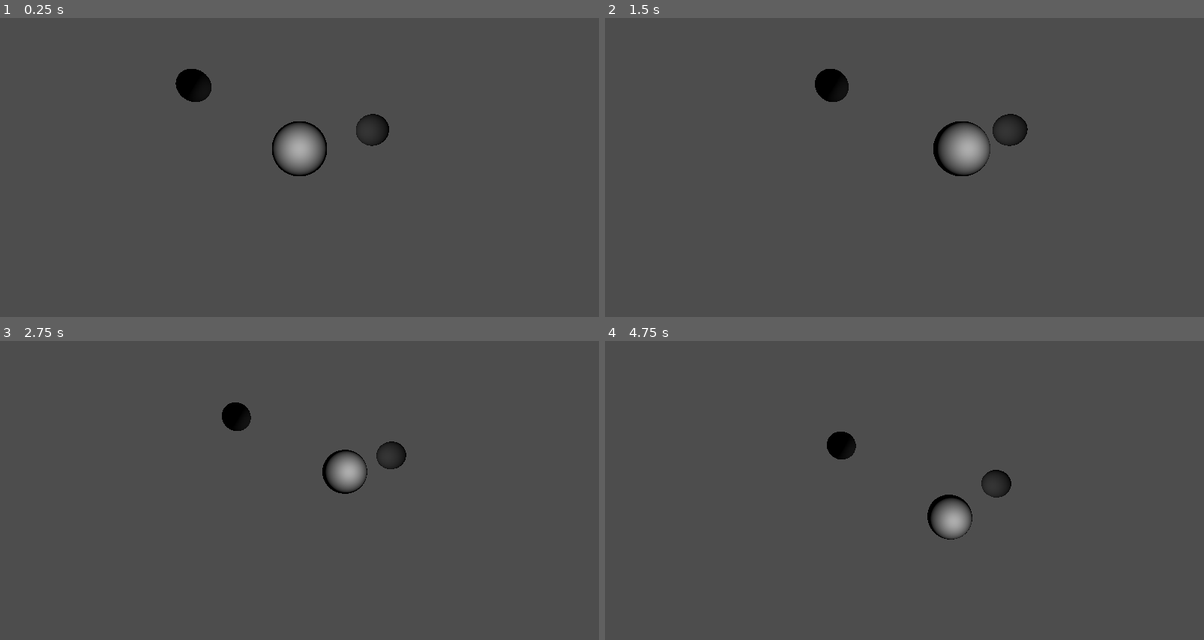
Above: before the commit, frames 1-4 (two rows, left to right).
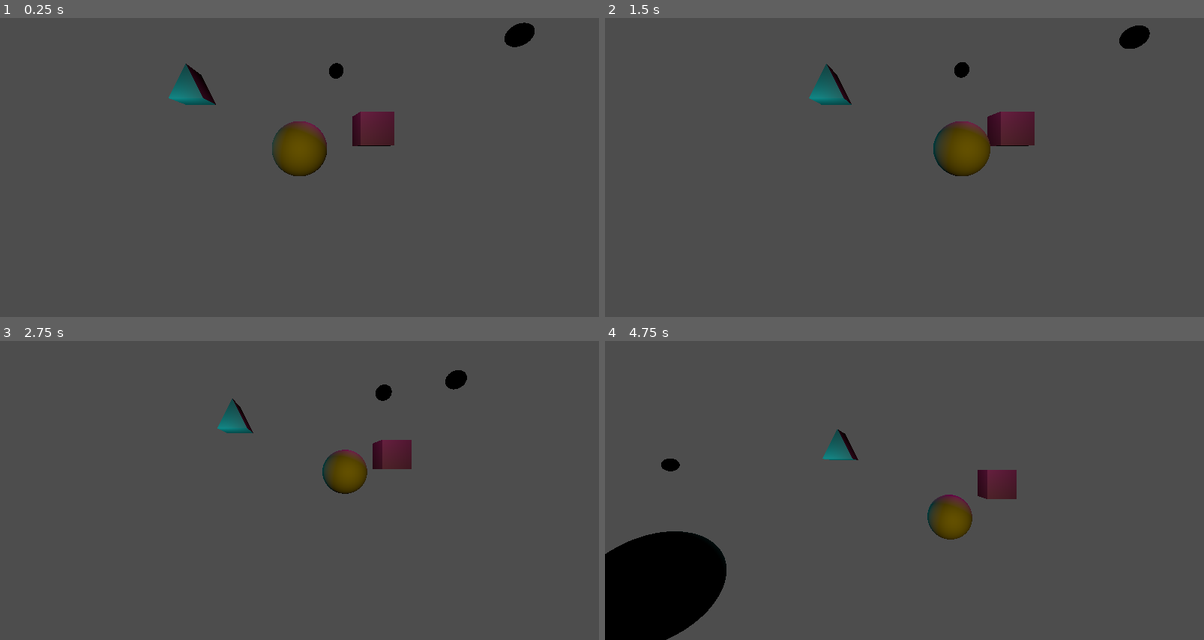
Above: after the commit, the same moments.

Repository: winder-xp/meteor-madness-hackathon-2025
Game: Godot game, scene res://scenes/test_scene.tscn
The game is run twice, just before and just after one commit, with the same random seed, the same clock (stepped at 60 frames per second) and the same inputs.
Inputs (mouse positions are in pixels of both pictures, inside the frame that each line leads up to):
- Up to frame 1 (0.25 s): no input
- Up to frame 2 (1.5 s): move the mouse to (1036, 131) at 0.52 s; hold A (keyA) 0.53-1.28 s; move the mouse to (784, 164) at 1.27 s; tap D (keyD) at 1.35 s
- Up to frame 3 (2.75 s): move the mouse to (359, 397) at 2.02 s; hold S (keyS) from 2.03 s (still down)
- Up to frame 4 (4.75 s): move the mouse to (874, 538) at 2.77 s; release S (keyS) at 2.78 s; tap Shift (keyShift) at 2.85 s; tap Enter at 3.5 s; move the mouse to (1084, 523) at 3.52 s; hold Space (keySpace) 3.53-4.28 s; move the mouse to (724, 421) at 4.27 s; tap W (keyW) at 4.35 s

The runs differ from the first frame. In frame 1, 3.1% of the frame differs, in the area x 28-90%, y 1-53%; in frame 2, 3.2%; in frame 3, 2.2%; in frame 4, 8.1%, in the area x 0-69%, y 29-100%.

Commit message:
trasteando con las físicas de asteroides

Diff:
--- /dev/null
+++ b/scenes/asteroid.tscn
@@ -0,0 +1,26 @@
+[gd_scene load_steps=7 format=3 uid="uid://b3decofh4d3lq"]
+
+[ext_resource type="Script" uid="uid://dps2p0jg3fm2g" path="res://scripts/asteroid.gd" id="1_akfqu"]
+
+[sub_resource type="SphereShape3D" id="SphereShape3D_0md28"]
+
+[sub_resource type="SphereMesh" id="SphereMesh_akfqu"]
+
+[sub_resource type="Gradient" id="Gradient_akfqu"]
+
+[sub_resource type="GradientTexture1D" id="GradientTexture1D_6mo6b"]
+gradient = SubResource("Gradient_akfqu")
+
+[sub_resource type="StandardMaterial3D" id="StandardMaterial3D_t4se3"]
+albedo_texture = SubResource("GradientTexture1D_6mo6b")
+
+[node name="Asteroid" type="RigidBody3D"]
+gravity_scale = 0.0
+script = ExtResource("1_akfqu")
+
+[node name="CollisionShape3D" type="CollisionShape3D" parent="."]
+shape = SubResource("SphereShape3D_0md28")
+
+[node name="MeshInstance3D" type="MeshInstance3D" parent="."]
+mesh = SubResource("SphereMesh_akfqu")
+surface_material_override/0 = SubResource("StandardMaterial3D_t4se3")
--- a/scenes/test_scene.tscn
+++ b/scenes/test_scene.tscn
@@ -1,6 +1,11 @@
-[gd_scene load_steps=3 format=3 uid="uid://d4ddh0ykygtu3"]
+[gd_scene load_steps=6 format=3 uid="uid://d4ddh0ykygtu3"]
 
 [ext_resource type="PackedScene" uid="uid://bye6kva20bbor" path="res://scenes/movable_camera_3d.tscn" id="1_g7g4h"]
+[ext_resource type="PackedScene" uid="uid://b3decofh4d3lq" path="res://scenes/asteroid.tscn" id="2_j8ivh"]
+
+[sub_resource type="PrismMesh" id="PrismMesh_g7g4h"]
+
+[sub_resource type="BoxMesh" id="BoxMesh_j8ivh"]
 
 [sub_resource type="SphereMesh" id="SphereMesh_a5oyu"]
 
@@ -8,21 +13,42 @@
 
 [node name="MeshInstance3D3" type="MeshInstance3D" parent="."]
 transform = Transform3D(1, 0, 0, 0, 1, 0, 0, 0, 1, -3.27486, 1.96147, -2.83703)
-mesh = SubResource("SphereMesh_a5oyu")
+mesh = SubResource("PrismMesh_g7g4h")
 skeleton = NodePath("../MeshInstance3D")
 
 [node name="MeshInstance3D2" type="MeshInstance3D" parent="."]
 transform = Transform3D(1, 0, 0, 0, 1, 0, 0, 0, 1, 2.29671, 0.5924, -2.95878)
-mesh = SubResource("SphereMesh_a5oyu")
+mesh = SubResource("BoxMesh_j8ivh")
 skeleton = NodePath("../MeshInstance3D")
 
 [node name="MeshInstance3D" type="MeshInstance3D" parent="."]
 mesh = SubResource("SphereMesh_a5oyu")
 
 [node name="SpotLight3D" type="SpotLight3D" parent="."]
-transform = Transform3D(1, 0, 0, 0, 1, 0, 0, 0, 1, 0, 0, 1.24244)
+transform = Transform3D(1, 0, 0, 0, 1, 0, 0, 0, 1, 0, 0, 2.95841)
+light_color = Color(0.99565, 0.816832, 1.15514e-06, 1)
 spot_range = 8.43201
 
 [node name="MovableCamera3D" parent="." instance=ExtResource("1_g7g4h")]
 transform = Transform3D(1, 0, 0, 0, 1, 0, 0, 0, 1, 0, 0.681875, 8.63945)
 mouse_sensitivity = 0.008
+
+[node name="OmniLight3D2" type="OmniLight3D" parent="."]
+transform = Transform3D(1, 0, 0, 0, 1, 0, 0, 0, 1, 1.14379, 2.6011, -1.23085)
+light_color = Color(0.941276, 2.57981e-05, 0.658748, 1)
+light_energy = 1.577
+
+[node name="OmniLight3D" type="OmniLight3D" parent="."]
+transform = Transform3D(1, 0, 0, 0, 1, 0, 0, 0, 1, -3.6578, 0.831141, -1.76253)
+light_color = Color(0.0901961, 1, 1, 1)
+
+[node name="AsteroidSet" type="Node3D" parent="."]
+
+[node name="Asteroid3" parent="AsteroidSet" instance=ExtResource("2_j8ivh")]
+transform = Transform3D(1, 0, 0, 0, 1, 0, 0, 0, 1, -6.07025, -1.58436, 6.12911)
+
+[node name="Asteroid2" parent="AsteroidSet" instance=ExtResource("2_j8ivh")]
+transform = Transform3D(1, 0, 0, 0, 1, 0, 0, 0, 1, 2.51643, 5.33366, -11.0508)
+
+[node name="Asteroid" parent="AsteroidSet" instance=ExtResource("2_j8ivh")]
+transform = Transform3D(1, 0, 0, 0, 1, 0, 0, 0, 1, 10.2353, 5.29604, -6.2371)
--- /dev/null
+++ b/scripts/asteroid.gd
@@ -0,0 +1,31 @@
+extends RigidBody3D
+'''
+Es necesario que este nodo se encuentre dentro de un nodo 'asteroid_set' o similar
+que contenga los demás asteroides, pues se recorren con un bucle
+'''
+const UA_TO_METERS := 149597828677.28
+const YEARS_TO_SECONDS := 31556952
+const GRAVITATIONAL_CONSTANT := 1.0#6.67430e-11
+
+var applied_force = Vector3.ZERO
+
+# Called when the node enters the scene tree for the first time.
+func _ready():
+	inertia = Vector3()
+
+
+# Called every frame. 'delta' is the elapsed time since the previous frame.
+func _process(delta):
+	pass
+
+
+func _physics_process(delta):
+	for asteroid in get_parent().get_children():
+		var R = (global_position - asteroid.global_position)
+		if asteroid == self:
+			continue
+		if R.length() < 0.001:
+			continue
+		#applied_force += - R * (mass * asteroid.mass * GRAVITATIONAL_CONSTANT * YEARS_TO_SECONDS ** 2) / ((UA_TO_METERS ** 3) * R.length()**3)
+		applied_force += - R * (mass * asteroid.mass * GRAVITATIONAL_CONSTANT) / (R.length()**3)
+	apply_central_force(applied_force)
Binary file added: assets/black-white-boxes-pattern-design-600nw-2283430281.webp
Not shown, added: assets/black-white-boxes-pattern-design-600nw-2283430281.webp.import
Not shown, added: scripts/asteroid.gd.uid
